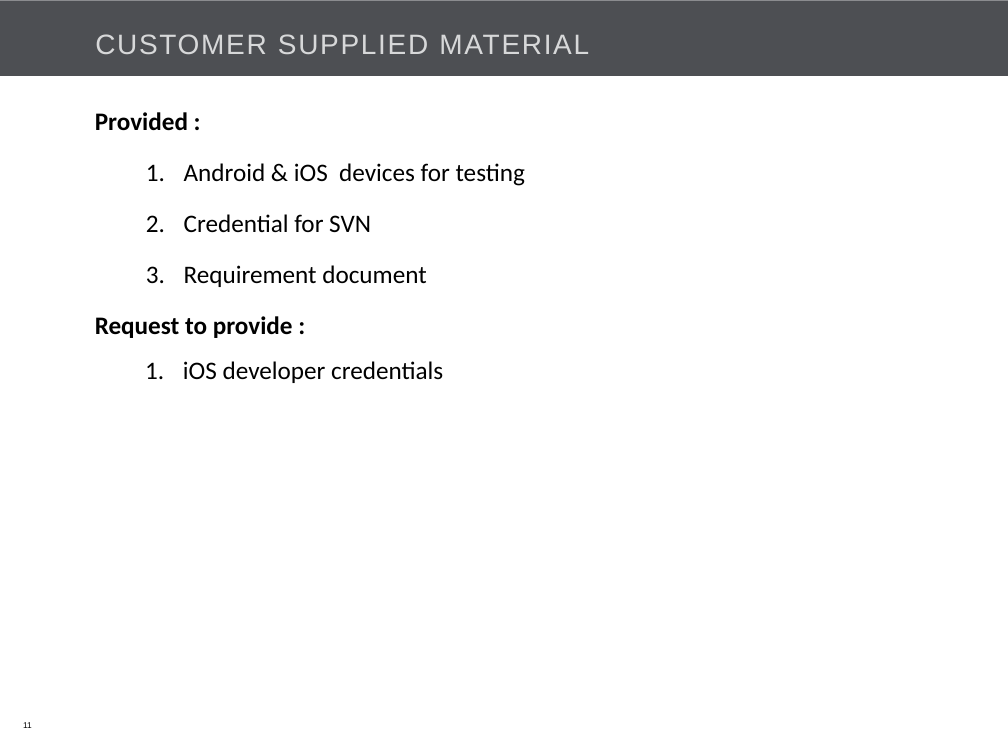
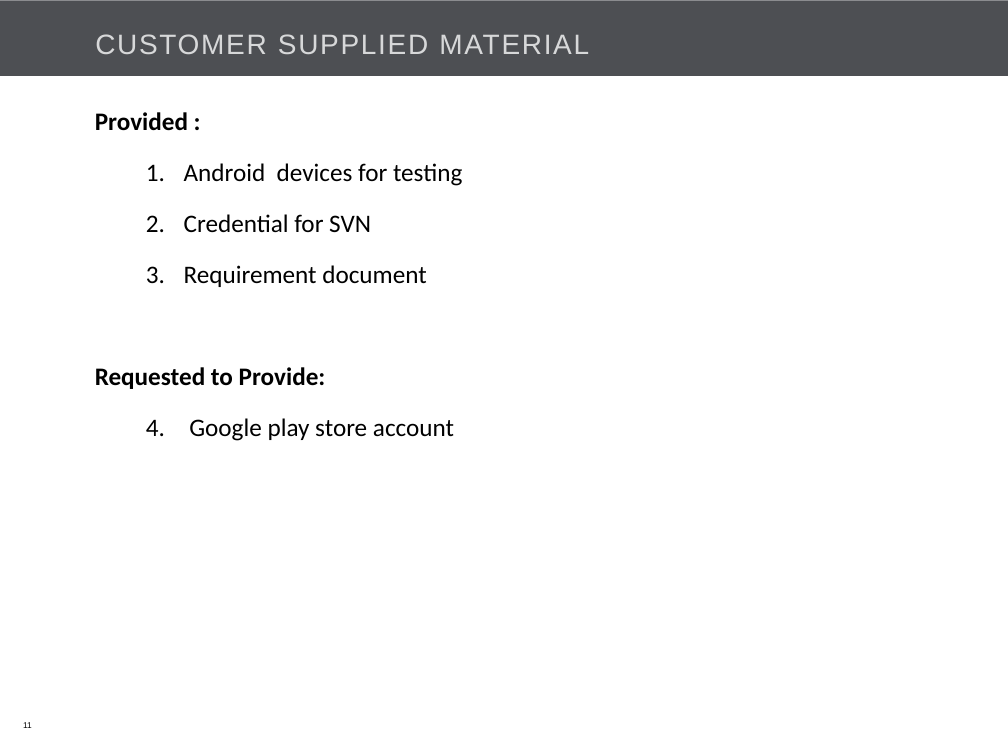
Before and after one commit to Bajarangi/demo, a slide deck: slide 11 of trunk/EasiCab/Documents/EASiCab_POC_kick off.pptx. Drawn at 1008x756 pixels with LibreOffice and Linux fonts; fonts in the diff are those of the drawing; background and template pictures are left out. Boxes give left, top, right and bottom in pixels: in the first picture for what was removed or moved away, otherwise in the second. Text is boxed around its words. In the diff, an @@ line names an element or a change of style, - is before the commit and + after.

```diff
--- a/trunk/EasiCab/Documents/EASiCab_POC_kick off.pptx
+++ b/trunk/EasiCab/Documents/EASiCab_POC_kick off.pptx
@@ text at (184, 163, 462, 186): text changed @@
-1. Android & iOS devices for testing
+1. Android devices for testing
@@ text at (95, 367, 454, 441): text changed @@
-Request to provide :
-  1. iOS developer credentials
+Requested to Provide:
+1. Google play store account
```
Also in this commit, not shown: 4 other slides changed.
